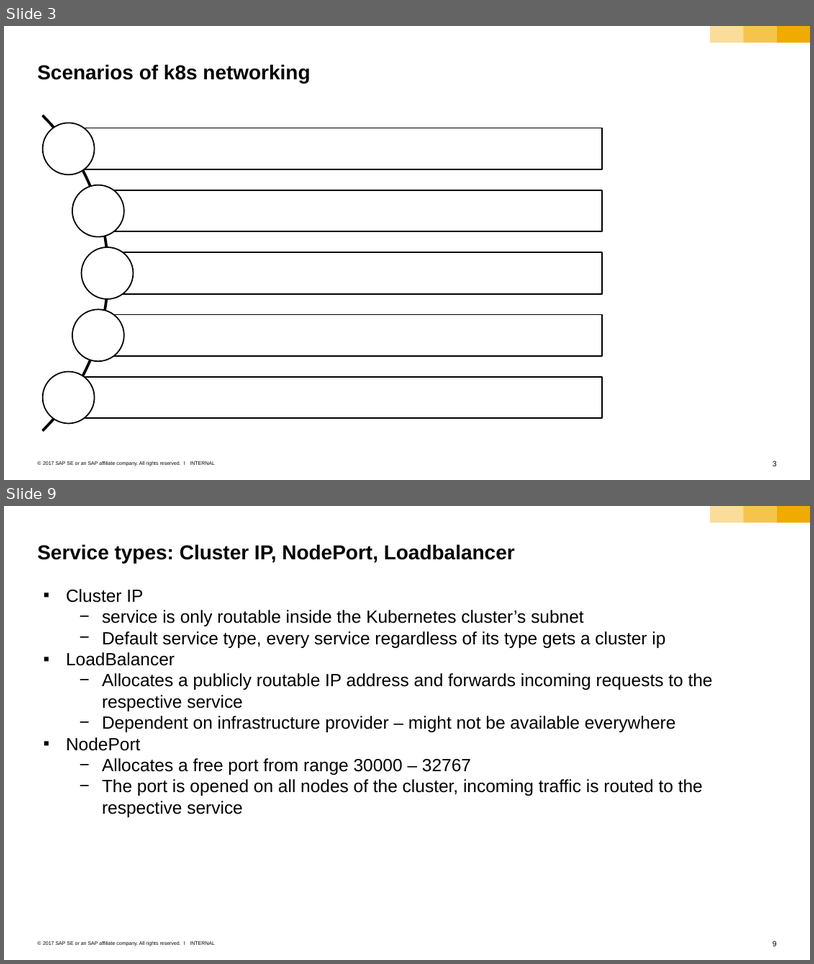
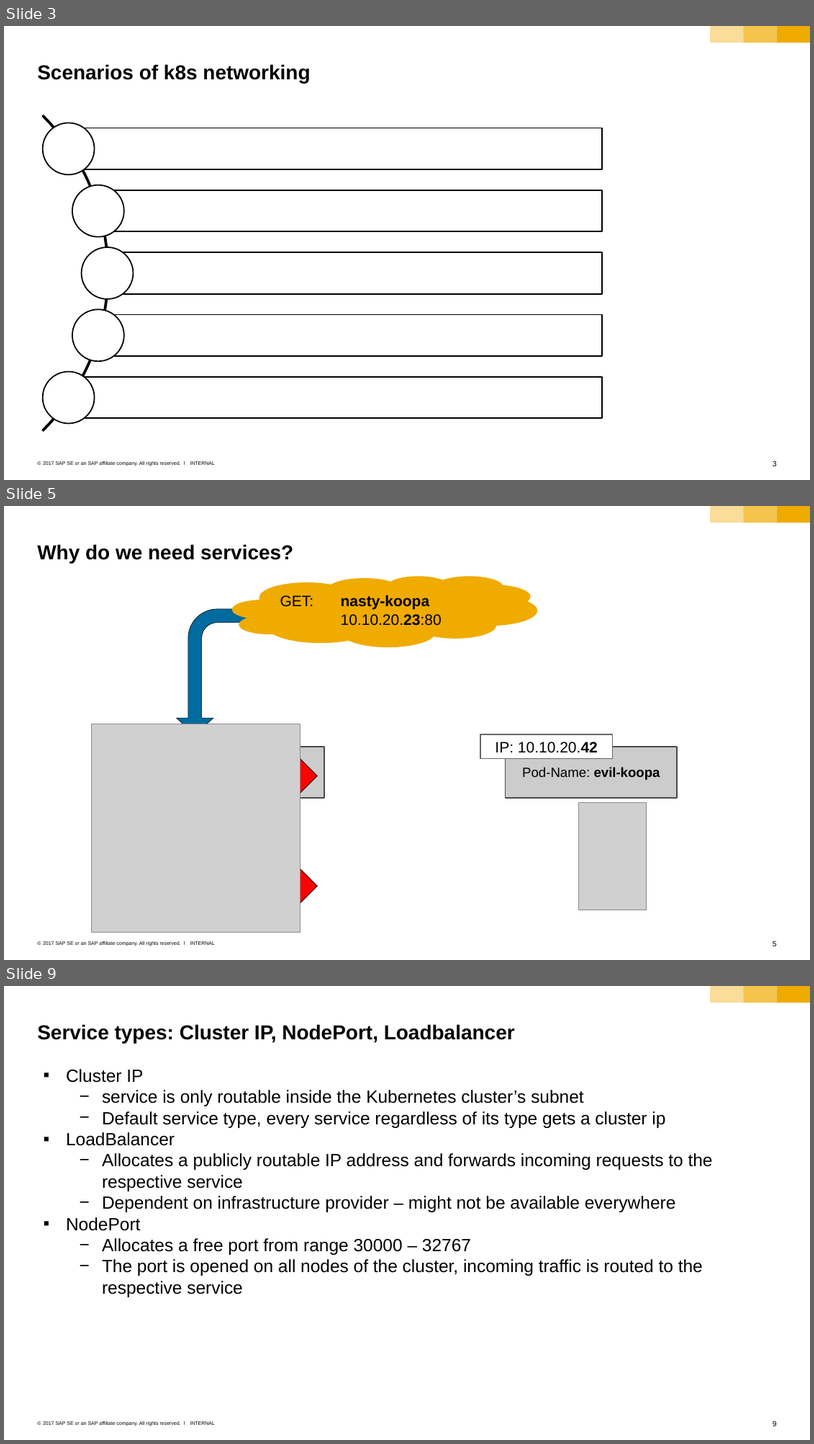
Before and after one commit to cuijiyao01/docker-k8s-training, a slide deck: kubernetes/04_networking_services.pptx. Shown one above the other, each under a label of ours: slides 3 and 9 before the commit, slides 3, 5 and 9 after it; the slides between them are not shown. The pictures are 814x964 and 814x1444 pixels, drawn with LibreOffice and Linux fonts; fonts in the diff are those of the drawing; grey boxes stand for pictures. Boxes give left, top, right and bottom in pixels: in the first picture for what was removed or moved away, otherwise in the second. Text is boxed around its words. In the diff, an @@ line names an element or a change of style, - is before the commit and + after.

Commit message:
More Koopa (and better colors).

```diff
--- a/kubernetes/04_networking_services.pptx
+++ b/kubernetes/04_networking_services.pptx
@@ slide 5 added at bbox=[4, 506, 810, 960], background #FFFFFF; not listed: 6 template elements that a slide beside it also shows @@
@@ title added at bbox=[37, 544, 293, 563], 24 pt, text #000000, bold @@
+Why do we need services?
@@ cloud added at bbox=[232, 576, 538, 647], fill #F0AB00, 18 pt, text #000000 @@
+GET: nasty-koopa
+10.10.20.23:80
@@ bent arrow added at bbox=[177, 609, 273, 735], fill #006B9E, outline #000000 0.5 pt @@
@@ cross added at bbox=[110, 702, 368, 960], fill #FF0000, outline #000000 0.5 pt @@
@@ picture added at bbox=[92, 723, 300, 932] @@
@@ rectangle added at bbox=[481, 734, 612, 758], fill #FFFFFF, outline #666666 1.5 pt, 18 pt, text #000000 @@
+IP: 10.10.20.42
@@ rectangle added at bbox=[153, 746, 324, 798], fill #CCCCCC, outline #4B4B4B 1.5 pt, 16 pt, text #000000, bold @@
+Pod-Name: nasty-koopa
@@ rectangle added at bbox=[505, 746, 676, 798], fill #CCCCCC, outline #4B4B4B 1.5 pt, 16 pt, text #000000, bold @@
+Pod-Name: evil-koopa
@@ picture added at bbox=[579, 802, 646, 909] @@
```
Also in this commit, not shown: 6 slides changed, 1 other slide added, 2 slides removed, 2 other files.
